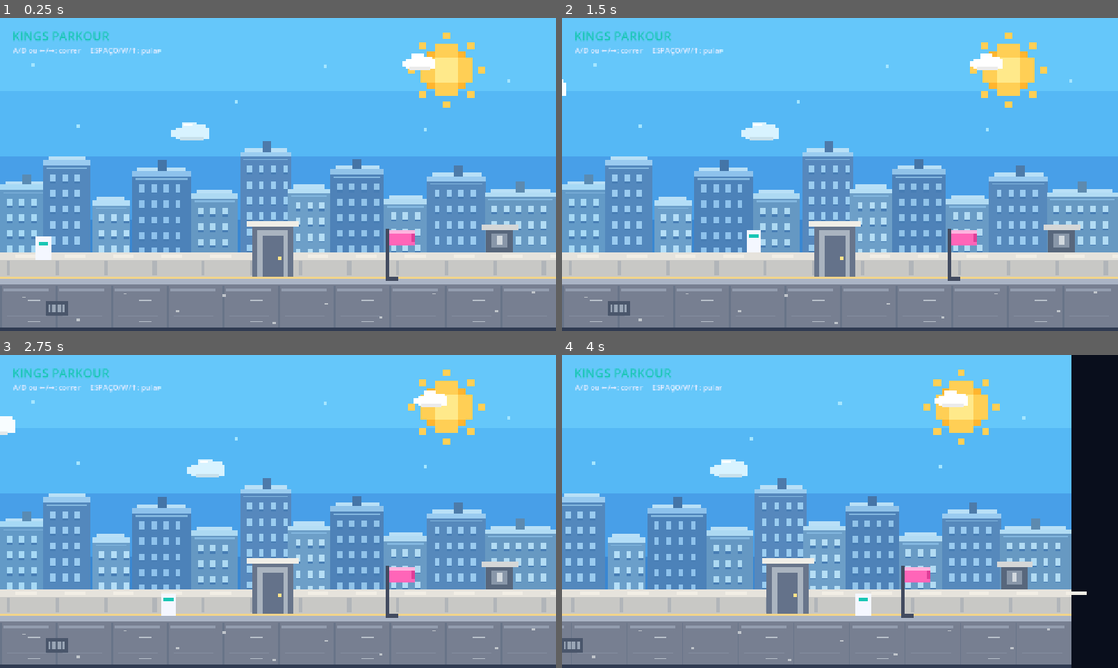
Above: before the commit, frames 1-4 (two rows, left to right).
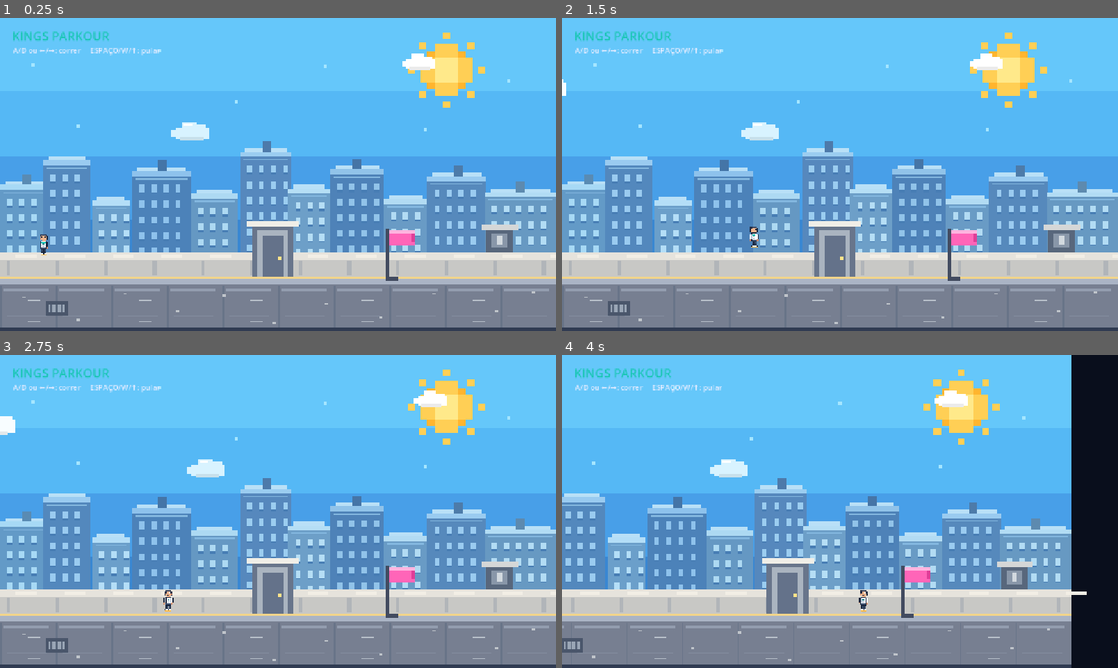
Above: after the commit, the same moments.

Repository: zamuuk13-sketch/MY-GAMES
Game: Godot game, scene res://Main.tscn
Two runs of this game, one before a commit and one after it. Both use one fixed random seed, a clock stepped at 60 frames per second and the inputs below.
Inputs:
- Up to frame 1 (0.25 s): no input
- Up to frame 2 (1.5 s): hold D (move_right) from 0.53 s (still down); tap Space (jump) at 0.77 s
- Up to frame 3 (2.75 s): tap Space (jump) at 1.52 s; release D (move_right) at 2.03 s; hold A (move_left) from 2.03 s (still down)
- Up to frame 4 (4 s): release A (move_left) at 2.78 s; hold D (move_right) from 2.78 s (still down); tap Space (jump) at 3.02, 3.77 s

The runs differ from the first frame. In frame 1, 0.2% of the frame differs, in the area x 6-10%, y 69-78%; in frame 2, 0.2%; in frame 3, 0.2%; in frame 4, 0.2%.

Commit message:
Add animated idle sprite player to rooftop starting scene

Diff:
--- a/KINGS_PARKOUR/Main.gd
+++ b/KINGS_PARKOUR/Main.gd
@@ -98,18 +98,16 @@
 	collision.shape = shape
 	player.add_child(collision)
 
-	var body := ColorRect.new()
-	body.name = "Visual"
-	body.color = Color("#f4f7ff")
-	body.size = PLAYER_SIZE
-	body.position = -PLAYER_SIZE / 2.0
-	player.add_child(body)
-
-	var visor := ColorRect.new()
-	visor.color = Color("#19c6b4")
-	visor.size = Vector2(22, 8)
-	visor.position = Vector2(-11, -15)
-	player.add_child(visor)
+	# 8-frame idle sprite animation, each cell is 48x64 pixels.
+	var idle := Sprite2D.new()
+	idle.name = "IdleSprite"
+	idle.texture = load("res://idle_spritesheet.svg")
+	idle.hframes = 8
+	idle.vframes = 1
+	idle.frame = 0
+	idle.position = Vector2(0, -6)
+	idle.texture_filter = CanvasItem.TEXTURE_FILTER_NEAREST
+	player.add_child(idle)
 
 	camera = Camera2D.new()
 	camera.position_smoothing_enabled = true
@@ -139,11 +137,26 @@
 	status_label.add_theme_color_override("font_color", Color("#e6ecff"))
 	hud.add_child(status_label)
 
+func _process(delta: float) -> void:
+	if player == null:
+		return
+	var idle := player.get_node_or_null("IdleSprite") as Sprite2D
+	if idle == null:
+		return
+	idle.set_meta("frame_clock", float(idle.get_meta("frame_clock", 0.0)) + delta)
+	var clock := float(idle.get_meta("frame_clock"))
+	if clock >= 0.12:
+		idle.set_meta("frame_clock", fmod(clock, 0.12))
+		idle.frame = (idle.frame + 1) % 8
+
 func _physics_process(delta: float) -> void:
 	if player == null:
 		return
 
 	var direction := Input.get_axis("move_left", "move_right")
+	var idle := player.get_node_or_null("IdleSprite") as Sprite2D
+	if idle != null and absf(direction) > 0.01:
+		idle.flip_h = direction < 0.0
 	player.velocity.x = direction * RUN_SPEED
 
 	if not player.is_on_floor():
